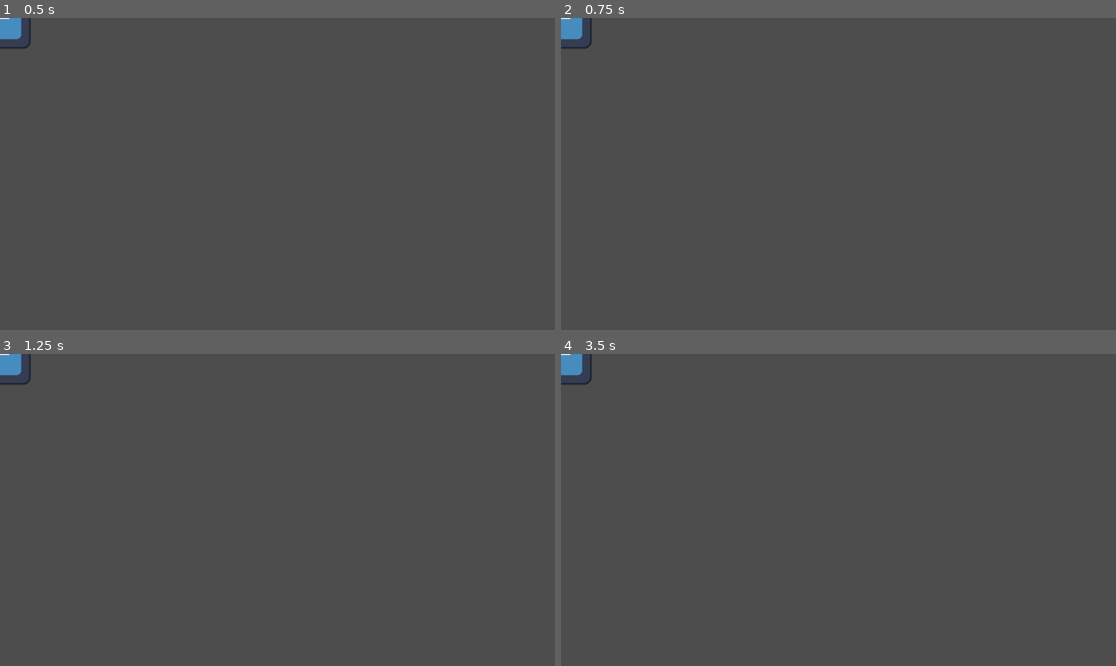
Above: before the commit, frames 1-4 (two rows, left to right).
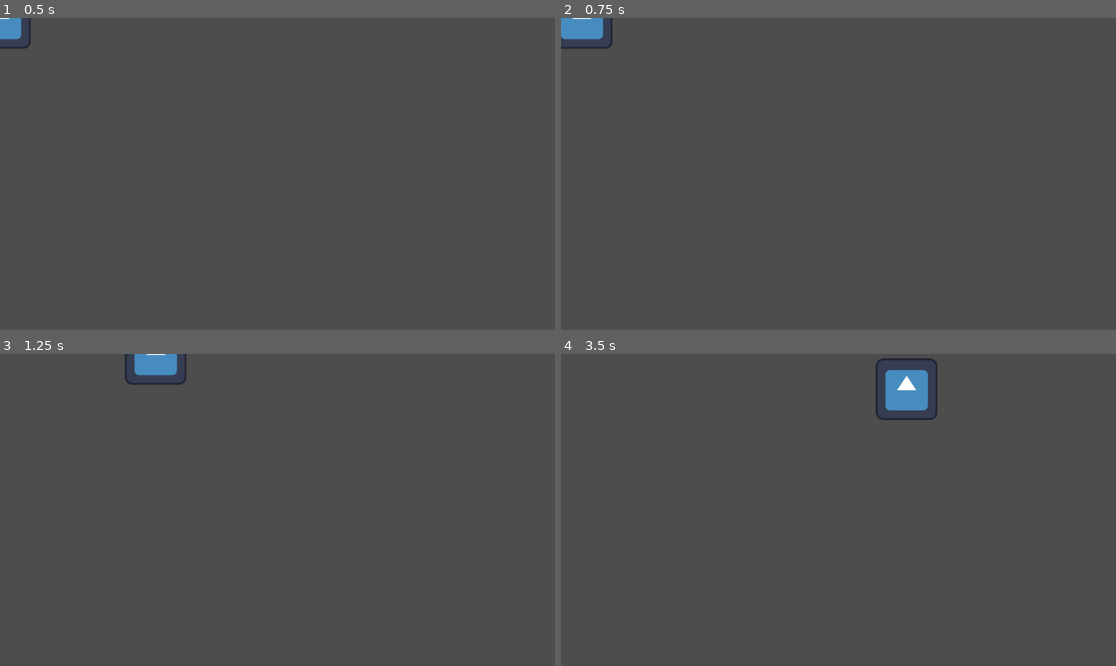
Above: after the commit, the same moments.

Repository: jaysc/bubel
Game: Godot game, scene res://entities/player.tscn
The game is run twice, just before and just after one commit, with the same random seed, the same clock (stepped at 60 frames per second) and the same inputs. The project has no main scene, so this scene is started directly. The engine's default icon, where the game draws it, is replaced by a stand-in: a white triangle on a blue panel in a dark square.
Inputs:
- Up to frame 1 (0.5 s): no input
- Up to frame 2 (0.75 s): tap Enter at 0.5 s; hold Right (ui_right) from 0.53 s (still down)
- Up to frame 3 (1.25 s): keep holding Right (ui_right); tap Space (ui_select) at 0.77 s
- Up to frame 4 (3.5 s): release Right (ui_right) at 1.28 s; hold Down (ui_down) 1.28-2.03 s; tap Space (ui_select) at 1.52, 3.02 s; hold Right (ui_right) 2.03-2.78 s; hold Up (ui_up) from 2.78 s (still down)

Frame 1 is identical in both runs. In frame 2, 0.4% of the frame differs, in the area x 0-10%, y 0-10%; in frame 3, 1.0%; in frame 4, 1.7%, in the area x 0-68%, y 0-22%.
Error before the commit: Parse Error: Unindent doesn't match the previous indentation level. (res://entities/player.gd:33)

Commit message:
Update player.gd

Diff:
--- a/entities/player.gd
+++ b/entities/player.gd
@@ -6,6 +6,7 @@
 var DECELERATION = 2000
 var dash_time = 0.0
 var DASH_DURATION = 0.2  # ダッシュが続く時間 (秒)
+
 
 func _physics_process(delta: float) -> void:
 	var input_vector = Input.get_vector("ui_left","ui_right","ui_up","ui_down")
@@ -20,6 +21,7 @@
 	if dash_time > 0:
 		dash_time -= delta
 
+
 	# 今回のフレームでの目標速度
 	var target_speed = MAX_SPEED
 	if dash_time > 0:
@@ -32,7 +34,7 @@
 	else:
 		velocity = velocity.move_toward(Vector2.ZERO, DECELERATION * delta)
 
-	 move_and_slide()
+	move_and_slide()
 
 #var speed := 400
 
